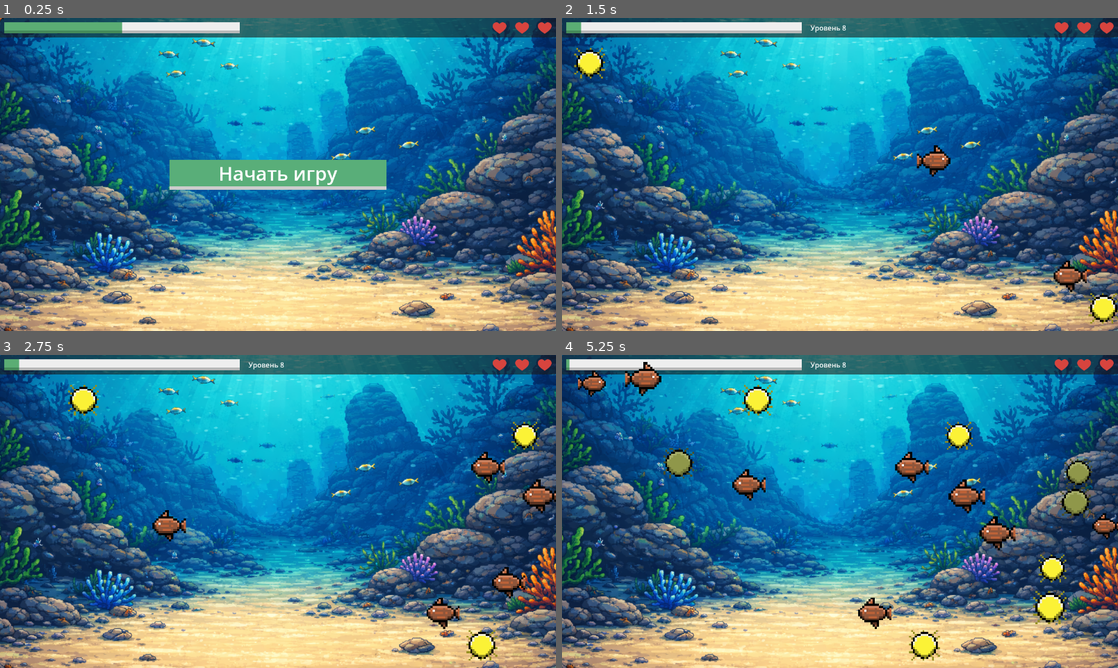
Above: before the commit, frames 1-4 (two rows, left to right).
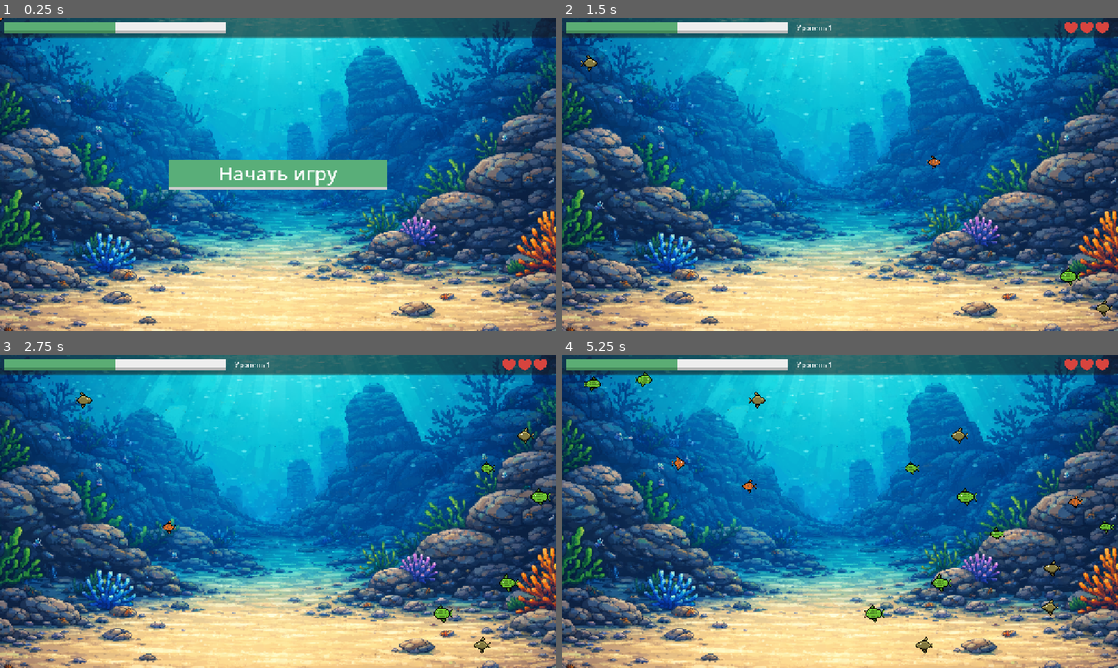
Above: after the commit, the same moments.

Repository: kotofeyy/BecomeBigFish-game
Game: Godot game, scene res://scenes/main.tscn
The game is run twice, just before and just after one commit, with the same random seed, the same clock (stepped at 60 frames per second) and the same inputs.
Inputs (mouse positions are in pixels of both pictures, inside the frame that each line leads up to):
- Up to frame 1 (0.25 s): no input
- Up to frame 2 (1.5 s): click "Начать игру" at 0.5 s; move the mouse to (962, 158) at 1.27 s
- Up to frame 3 (2.75 s): move the mouse to (166, 527) at 2.02 s
- Up to frame 4 (5.25 s): move the mouse to (895, 442) at 2.77 s; move the mouse to (812, 574) at 3.52 s; move the mouse to (1006, 558) at 4.27 s; move the mouse to (673, 464) at 5.02 s

The runs differ from the first frame. In frame 1, 7.2% of the frame differs, in the area x 0-100%, y 0-100%; in frame 2, 8.9%; in frame 3, 10%; in frame 4, 13%.

Commit message:
абилки щита и здоровья.

Diff:
--- a/code/main.gd
+++ b/code/main.gd
@@ -4,9 +4,15 @@
 @onready var fishes: Node2D = $Fishes
 @onready var audio_eat: AudioStreamPlayer = $AudioEat
 @onready var audio_level_up: AudioStreamPlayer = $AudioLevelUp
+@onready var audio_wrong: AudioStreamPlayer = $AudioWrong
 @onready var cpu_particles_2d: CPUParticles2D = $CPUParticles2D
-
+@onready var wrong_panel: Panel = $CanvasLayer/WrongPanel
+@onready var player_shield: Panel = $Player/PlayerShield
+@onready var heart_control: Control = $CanvasLayer/Panel/MarginContainer/VBoxContainer/HeartControl/HBoxContainer
+@onready var heart_sprite: TextureRect = $CanvasLayer/HeartSprite
 @onready var fish_preload = preload("res://scenes/fish.tscn")
+@onready var shield_ability: Sprite2D = $ShieldAbility
+@onready var heart_ability: Sprite2D = $HeartAbility
 @onready var progress_bar: ProgressBar = $CanvasLayer/Panel/MarginContainer/VBoxContainer/ProgressBar
 @onready var level_label: Label = $CanvasLayer/Panel/MarginContainer/VBoxContainer/LevelLabel
 @onready var animated_sprite_eat: AnimatedSprite2D = $AnimatedSpriteEat
@@ -17,22 +23,25 @@
 var player_scale
 var score = 0
 var level = 1
+var heart = 3
 var max_value_of_progress_bar = 10
 var game_is_started = false
 var count_of_fishes = 15
-
+var size_screen
+var center_of_screen
+var is_shield_enable = false
 
 func _ready() -> void:
-
-	pass
-	#start_game()
+	size_screen = get_window().get_visible_rect().size
+	center_of_screen = size_screen / 2
 
 
 func start_game() -> void:
 	get_tree().paused = false
 	score = 0
-	level = 8
-
+	level = 1
+	heart = 3
+	update_heart()
 	chage_texture(level - 1)
 	progress_bar.max_value = level * 10
 	player_scale = Util.size_to_scale[level - 1]
@@ -63,7 +72,7 @@
 		fish.reset_spawn()
 
 
-func _process(delta: float) -> void:
+func _process(_delta: float) -> void:
 	if progress_bar.ratio == 1.0:
 		progress_bar.value = 0
 		level_up()
@@ -79,10 +88,7 @@
 		player.global_position = player.global_position.lerp(get_global_mouse_position(), weight)
 
 
-
-
-
-func _unhandled_input(event: InputEvent) -> void:
+func _unhandled_input(_event: InputEvent) -> void:
 	var mouse_velocity = Input.get_last_mouse_velocity()
 	if mouse_velocity.x > 0:
 		player.flip_h = true
@@ -98,12 +104,39 @@
 	update_progress()
 
 
+func on_wrong_eating() -> void:
+	var tween = get_tree().create_tween()
+	tween.tween_property(wrong_panel, "modulate:a", 1.0, 0.1)
+	tween.chain().tween_property(wrong_panel, "modulate:a", 0.0, 0.1)
+
+
 func _on_area_2d_area_entered(area: Area2D) -> void:
 	var parent = area.get_parent()
-	if player_scale >= parent.fish_scale:
-		on_eat_fish(parent.position)
-		parent.reset_spawn()
-
+	if parent.name == "ShieldAbility":
+		audio_eat.play()
+		shield_ability.position = Vector2(-100, 0)
+		on_shield_enable()
+	if parent.name == "HeartAbility":
+		audio_eat.play()
+		heart_ability.position = Vector2(-100, 0)
+		on_heart_enable()
+	else:
+		if parent is Fish:
+			if player_scale >= parent.fish_scale:
+				on_eat_fish(parent.position)
+				parent.reset_spawn()
+			else:
+				if not is_shield_enable:
+					audio_wrong.play()
+					on_wrong_eating()
+					parent.reset_spawn()
+					if heart > 1:
+						heart -= 1
+						update_heart()
+					else:
+						heart -= 1
+						update_heart()
+						on_dead()
 
 
 func update_progress() -> void:
@@ -133,8 +166,56 @@
 
 
 func _on_start_game_button_pressed() -> void:
-	# не работает клик
-	print("click")
 	game_is_started = true
 	start_game_button.visible = false
 	start_game()
+
+func on_heart_dropping() -> void:
+	heart_ability.position.x = randi_range(40, size_screen.x - 40)
+	var tween = get_tree().create_tween()
+	tween.tween_property(heart_ability, "position:y", size_screen.y + 100, 5.0)
+	tween.finished.connect(func():
+		heart_ability.position = Vector2(-100, 0))
+
+
+func on_shield_dropping() -> void:
+	shield_ability.position.x = randi_range(40, size_screen.x - 40)
+	var tween = get_tree().create_tween()
+	tween.tween_property(shield_ability, "position:y", size_screen.y + 100, 5.0)
+	tween.finished.connect(func():
+		shield_ability.position = Vector2(-100, 0))
+
+
+func on_shield_enable() -> void:
+	is_shield_enable = true
+	player_shield.visible = true
+	await get_tree().create_timer(5).timeout
+	player_shield.visible = false
+	is_shield_enable = false
+
+
+func on_heart_enable() -> void:
+	if heart < 3:
+		heart += 1
+	update_heart()
+
+
+func update_heart() -> void:
+	var children = heart_control.get_children()
+	for child in children:
+		child.queue_free()
+	for h in heart:
+		var new_heart = heart_sprite.duplicate()
+		heart_control.add_child(new_heart)
+
+
+func _on_timer_for_shield_timeout() -> void:
+	on_shield_dropping()
+
+
+func _on_timer_for_heart_timeout() -> void:
+	on_heart_dropping()
+
+
+func on_dead() -> void:
+	pass
--- a/project.godot
+++ b/project.godot
@@ -19,6 +19,8 @@
 
 window/size/viewport_width=1280
 window/size/viewport_height=720
+window/stretch/mode="canvas_items"
+window/stretch/aspect="expand"
 
 [input]
 
--- a/scenes/fish.gd
+++ b/scenes/fish.gd
@@ -1,10 +1,5 @@
 extends Sprite2D
 class_name Fish
-
-
-const FISH_1 = preload("uid://bifkics7rlbos")
-const FISH_2 = preload("uid://dolbclvlvtwfk")
-const FISH_3 = preload("uid://bcqprvaq42nnw")
 
 var speed
 var direction
@@ -45,7 +40,6 @@
 		move_to_right(delta)
 
 
-
 func _on_visible_on_screen_enabler_2d_screen_exited() -> void:
 	reset_spawn()
 
--- a/scenes/main.tscn
+++ b/scenes/main.tscn
@@ -9,8 +9,17 @@
 [ext_resource type="AudioStream" uid="uid://76j0pr8l3y4q" path="res://sounds/magic_game_win_success.wav" id="6_tefeu"]
 [ext_resource type="Texture2D" uid="uid://y1ew1qivwerl" path="res://sprites/konfetty.jpeg" id="7_o6xl0"]
 [ext_resource type="Script" uid="uid://clgllwsf8uycq" path="res://code/play_pause.gd" id="9_85g3d"]
+[ext_resource type="AudioStream" uid="uid://t8andxrkh4cm" path="res://sounds/wrong.wav" id="10_choun"]
+[ext_resource type="Texture2D" uid="uid://hoso7mk5ps7k" path="res://sprites/shield.png" id="11_ya4ey"]
 
 [sub_resource type="RectangleShape2D" id="RectangleShape2D_sugp2"]
+
+[sub_resource type="StyleBoxFlat" id="StyleBoxFlat_ya4ey"]
+bg_color = Color(0.3254902, 0.6901961, 0.44313726, 0.41960785)
+corner_radius_top_left = 100
+corner_radius_top_right = 100
+corner_radius_bottom_right = 100
+corner_radius_bottom_left = 100
 
 [sub_resource type="StyleBoxFlat" id="StyleBoxFlat_tbgi4"]
 bg_color = Color(0.9340804, 0.9340805, 0.93408036, 1)
@@ -25,6 +34,9 @@
 [sub_resource type="StyleBoxFlat" id="StyleBoxFlat_tipki"]
 bg_color = Color(0.35078898, 0.68169004, 0.47556067, 1)
 border_width_bottom = 8
+
+[sub_resource type="StyleBoxFlat" id="StyleBoxFlat_choun"]
+bg_color = Color(0.9372549, 0.4117647, 0.38039216, 1)
 
 [sub_resource type="AtlasTexture" id="AtlasTexture_tbgi4"]
 atlas = ExtResource("4_jyhfs")
@@ -73,6 +85,12 @@
 offsets = PackedFloat32Array(0, 0.99382716)
 colors = PackedColorArray(1, 0, 0, 1, 1, 1, 1, 1)
 
+[sub_resource type="CircleShape2D" id="CircleShape2D_ya4ey"]
+radius = 17.0
+
+[sub_resource type="CircleShape2D" id="CircleShape2D_eb6dy"]
+radius = 17.0
+
 [node name="Main" type="Control" unique_id=1144979774]
 layout_mode = 3
 anchors_preset = 15
@@ -95,6 +113,22 @@
 [node name="CollisionShape2D" type="CollisionShape2D" parent="Player/Area2D" unique_id=461448838]
 scale = Vector2(0.755, 0.755)
 shape = SubResource("RectangleShape2D_sugp2")
+
+[node name="PlayerShield" type="Panel" parent="Player" unique_id=806329289]
+visible = false
+offset_left = -20.0
+offset_top = -20.0
+offset_right = 20.0
+offset_bottom = 20.0
+pivot_offset = Vector2(20, 20)
+pivot_offset_ratio = Vector2(1, 0)
+theme_override_styles/panel = SubResource("StyleBoxFlat_ya4ey")
+
+[node name="AudioLevelUp" type="AudioStreamPlayer" parent="." unique_id=1624180807]
+stream = ExtResource("6_tefeu")
+
+[node name="AudioWrong" type="AudioStreamPlayer" parent="." unique_id=608301632]
+stream = ExtResource("10_choun")
 
 [node name="AudioEat" type="AudioStreamPlayer" parent="." unique_id=1628618054]
 stream = ExtResource("3_sugp2")
@@ -157,17 +191,21 @@
 layout_mode = 2
 size_flags_horizontal = 3
 
-[node name="TextureRect" type="TextureRect" parent="CanvasLayer/Panel/MarginContainer/VBoxContainer" unique_id=1465449493]
+[node name="HeartControl" type="Control" parent="CanvasLayer/Panel/MarginContainer/VBoxContainer" unique_id=2066293117]
+custom_minimum_size = Vector2(200, 32)
 layout_mode = 2
-texture = ExtResource("5_tipki")
-
-[node name="TextureRect2" type="TextureRect" parent="CanvasLayer/Panel/MarginContainer/VBoxContainer" unique_id=921575899]
-layout_mode = 2
-texture = ExtResource("5_tipki")
-
-[node name="TextureRect3" type="TextureRect" parent="CanvasLayer/Panel/MarginContainer/VBoxContainer" unique_id=516343048]
-layout_mode = 2
-texture = ExtResource("5_tipki")
+size_flags_horizontal = 4
+size_flags_vertical = 0
+
+[node name="HBoxContainer" type="HBoxContainer" parent="CanvasLayer/Panel/MarginContainer/VBoxContainer/HeartControl" unique_id=1512291238]
+layout_mode = 1
+anchors_preset = 15
+anchor_right = 1.0
+anchor_bottom = 1.0
+offset_right = -10.0
+grow_horizontal = 2
+grow_vertical = 2
+alignment = 2
 
 [node name="StartGameButton" type="Button" parent="CanvasLayer" unique_id=951879490]
 process_mode = 3
@@ -190,6 +228,23 @@
 theme_override_styles/normal = SubResource("StyleBoxFlat_tipki")
 text = "Начать игру"
 
+[node name="HeartSprite" type="TextureRect" parent="CanvasLayer" unique_id=1465449493]
+offset_left = -50.0
+offset_top = 6.5
+offset_right = -18.0
+offset_bottom = 38.5
+texture = ExtResource("5_tipki")
+
+[node name="WrongPanel" type="Panel" parent="CanvasLayer" unique_id=51766929]
+modulate = Color(1, 1, 1, 0)
+anchors_preset = 15
+anchor_right = 1.0
+anchor_bottom = 1.0
+grow_horizontal = 2
+grow_vertical = 2
+mouse_filter = 2
+theme_override_styles/panel = SubResource("StyleBoxFlat_choun")
+
 [node name="AnimatedSpriteEat" type="AnimatedSprite2D" parent="." unique_id=1729697139]
 scale = Vector2(2, 2)
 sprite_frames = SubResource("SpriteFrames_choun")
@@ -197,9 +252,6 @@
 frame = 4
 frame_progress = 1.0
 speed_scale = 3.0
-
-[node name="AudioLevelUp" type="AudioStreamPlayer" parent="." unique_id=1624180807]
-stream = ExtResource("6_tefeu")
 
 [node name="CPUParticles2D" type="CPUParticles2D" parent="." unique_id=1929577164]
 position = Vector2(640, 92)
@@ -225,5 +277,35 @@
 process_mode = 3
 script = ExtResource("9_85g3d")
 
+[node name="ShieldAbility" type="Sprite2D" parent="." unique_id=1185600944]
+position = Vector2(-50, 0)
+texture = ExtResource("11_ya4ey")
+
+[node name="Area2D" type="Area2D" parent="ShieldAbility" unique_id=616744845]
+collision_layer = 2
+
+[node name="CollisionShape2D" type="CollisionShape2D" parent="ShieldAbility/Area2D" unique_id=1370227493]
+shape = SubResource("CircleShape2D_ya4ey")
+
+[node name="HeartAbility" type="Sprite2D" parent="." unique_id=1416518610]
+position = Vector2(-50, 0)
+texture = ExtResource("5_tipki")
+
+[node name="Area2D" type="Area2D" parent="HeartAbility" unique_id=124601771]
+collision_layer = 2
+
+[node name="CollisionShape2D" type="CollisionShape2D" parent="HeartAbility/Area2D" unique_id=1216544247]
+shape = SubResource("CircleShape2D_eb6dy")
+
+[node name="TimerForShield" type="Timer" parent="." unique_id=1957096352]
+wait_time = 15.0
+autostart = true
+
+[node name="TimerForHeart" type="Timer" parent="." unique_id=347540339]
+wait_time = 10.0
+autostart = true
+
 [connection signal="area_entered" from="Player/Area2D" to="." method="_on_area_2d_area_entered"]
 [connection signal="pressed" from="CanvasLayer/StartGameButton" to="." method="_on_start_game_button_pressed"]
+[connection signal="timeout" from="TimerForShield" to="." method="_on_timer_for_shield_timeout"]
+[connection signal="timeout" from="TimerForHeart" to="." method="_on_timer_for_heart_timeout"]
--- a/themes/fish1.tres
+++ /dev/null
@@ -1,7 +0,0 @@
-[gd_resource type="StyleBoxTexture" format=3 uid="uid://bifkics7rlbos"]
-
-[ext_resource type="Texture2D" uid="uid://cyskeytkcmv82" path="res://sprites/FishSheet.png" id="1_q72vs"]
-
-[resource]
-texture = ExtResource("1_q72vs")
-region_rect = Rect2(0, 0, 16, 16)
--- a/themes/fish2.tres
+++ /dev/null
@@ -1,7 +0,0 @@
-[gd_resource type="StyleBoxTexture" format=3 uid="uid://dolbclvlvtwfk"]
-
-[ext_resource type="Texture2D" uid="uid://cyskeytkcmv82" path="res://sprites/FishSheet.png" id="1_fjbus"]
-
-[resource]
-texture = ExtResource("1_fjbus")
-region_rect = Rect2(15, 0, 17, 16)
--- a/themes/fish3.tres
+++ /dev/null
@@ -1,7 +0,0 @@
-[gd_resource type="StyleBoxTexture" format=3 uid="uid://bcqprvaq42nnw"]
-
-[ext_resource type="Texture2D" uid="uid://cyskeytkcmv82" path="res://sprites/FishSheet.png" id="1_0cna3"]
-
-[resource]
-texture = ExtResource("1_0cna3")
-region_rect = Rect2(32, 0, 16, 16)
Not shown, added: sounds/wrong.wav.import
Binary file changed: sprites/FishSheet.png
Binary file changed: sprites/background.png
Binary file added: sprites/shield.png
Not shown, added: sprites/shield.png.import
Not shown, added: sounds/wrong.wav
Not shown, added: sprites/background.png~
